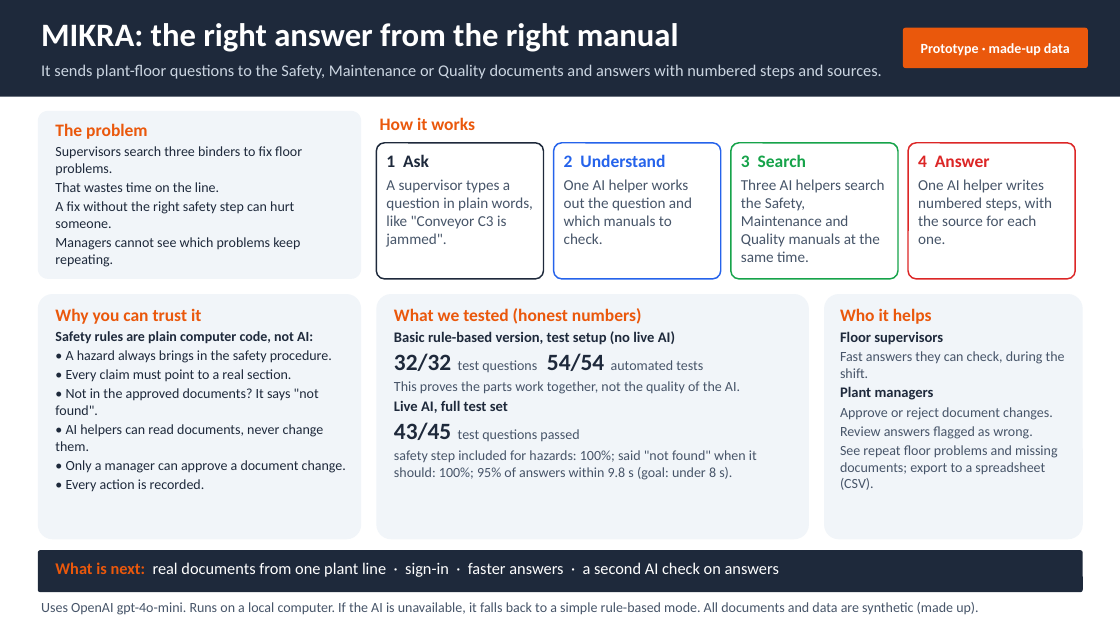
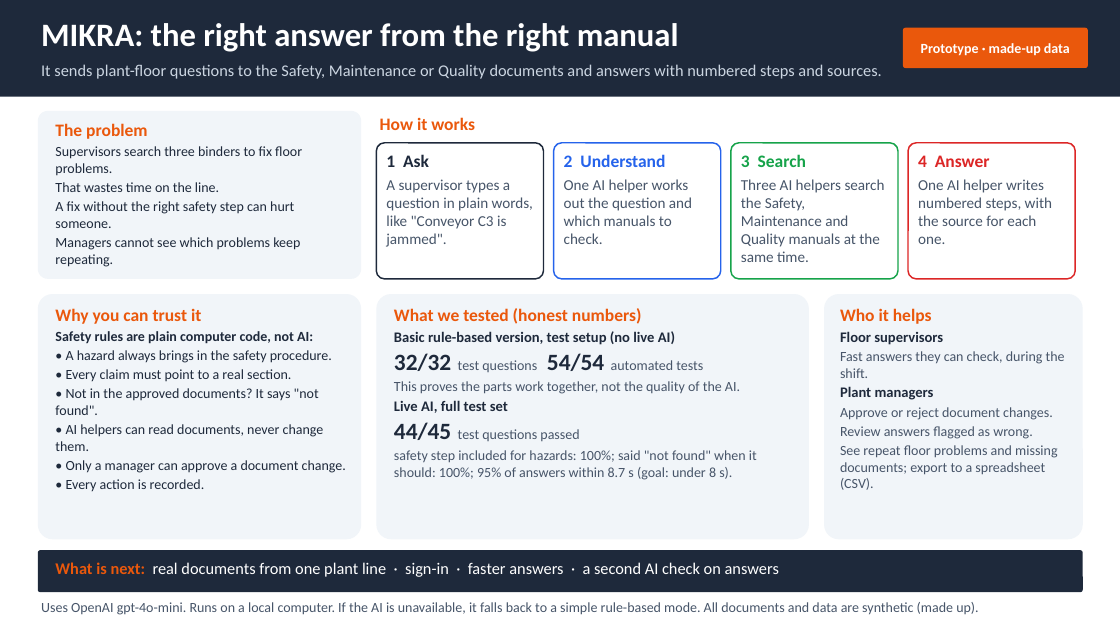
Before and after one commit to hemach-git/MIKRA, a slide deck: slide 1 of docs/one_pager_deck.pptx. Drawn at 1120x630 pixels with LibreOffice and Linux fonts; fonts in the diff are those of the drawing. Boxes give left, top, right and bottom in pixels: in the first picture for what was removed or moved away, otherwise in the second. Text is boxed around its words. In the diff, an @@ line names an element or a change of style, - is before the commit and + after.

```diff
--- a/docs/one_pager_deck.pptx
+++ b/docs/one_pager_deck.pptx
@@ text at <box>394,422,757,480</box>: text changed @@
-43/45 test questions passed
-safety step included for hazards: 100%; said "not found" when it should: 100%; 95% of answers within 9.8 s (goal: under 8 s).
+44/45 test questions passed
+safety step included for hazards: 100%; said "not found" when it should: 100%; 95% of answers within 8.7 s (goal: under 8 s).
```
Also in this commit, not shown: 36 other files.
